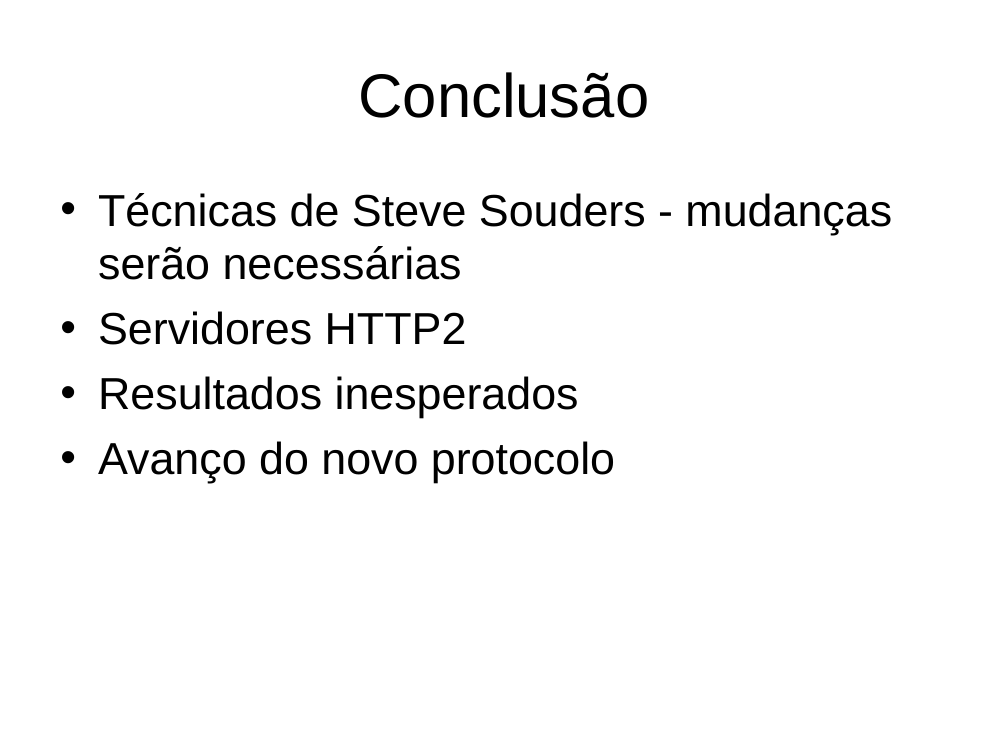
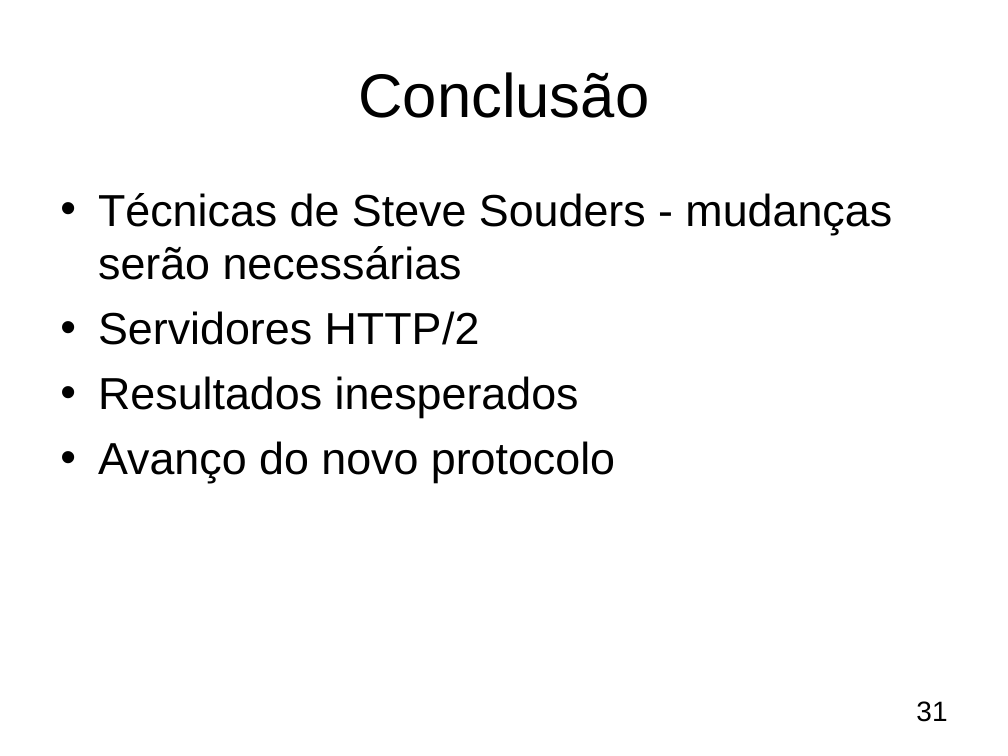
Before and after one commit to pcolenbr/TCC, a slide deck: slide 31 of Apresentação - TCC.ppt. Drawn at 1008x756 pixels with LibreOffice and Linux fonts; fonts in the diff are those of the drawing; background and template pictures are left out. Boxes give left, top, right and bottom in pixels: in the first picture for what was removed or moved away, otherwise in the second. Text is boxed around its words. In the diff, an @@ line names an element or a change of style, - is before the commit and + after.

```diff
--- a/Apresentação - TCC.ppt
+++ b/Apresentação - TCC.ppt
@@ text at (98,311,480,345): text changed @@
-• Servidores HTTP2
+• Servidores HTTP/2
@@ page number added at (916,701,947,722), 20 pt, text #000000 @@
+31
```
Also in this commit, not shown: 32 other slides changed.
